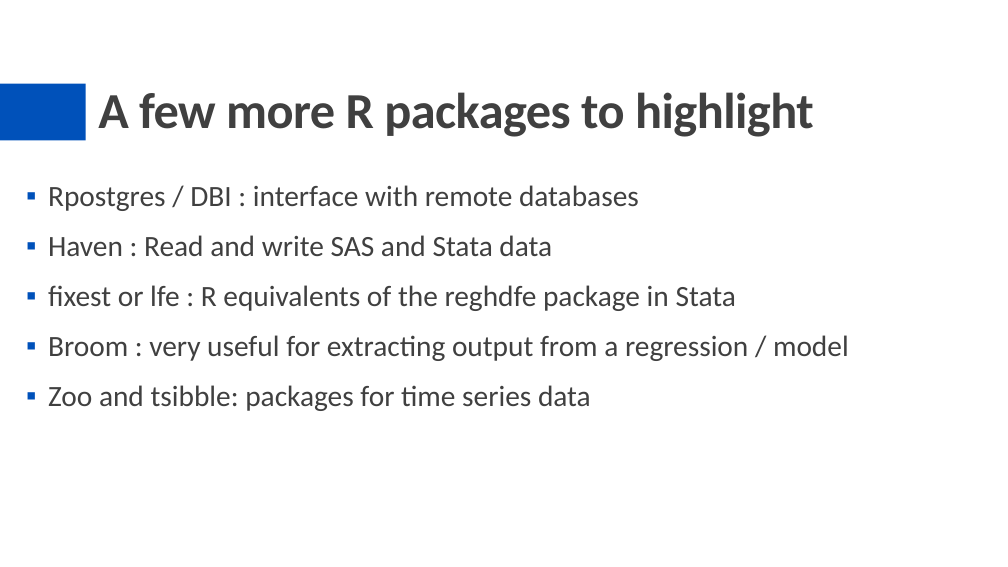
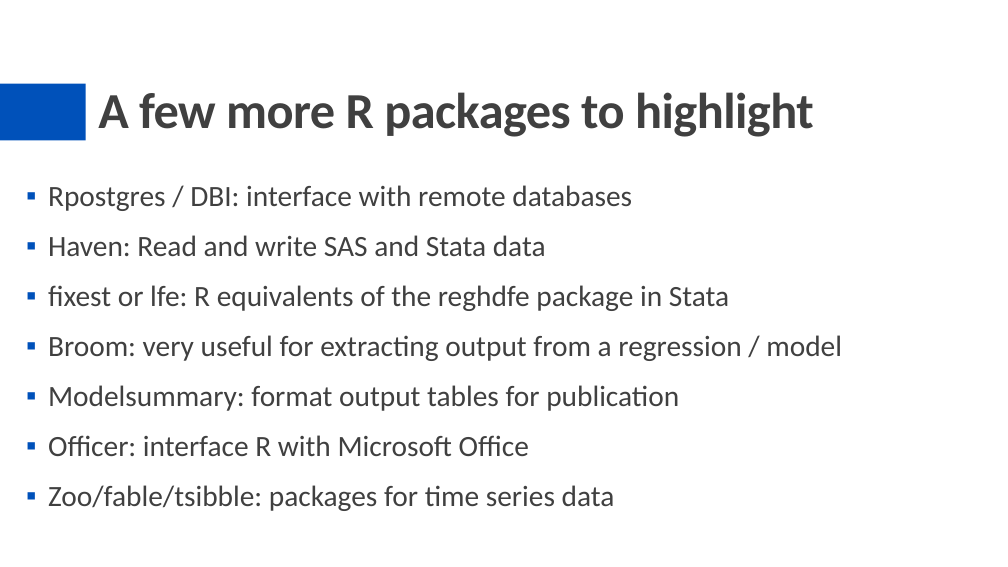
Before and after one commit to eweisbrod/example-project, a slide deck: slide 9 of slides.pptx (slide 8 before the commit). Drawn at 1008x567 pixels with LibreOffice and Linux fonts; fonts in the diff are those of the drawing. Boxes give left, top, right and bottom in pixels: in the first picture for what was removed or moved away, otherwise in the second. Text is boxed around its words. In the diff, an @@ line names an element or a change of style, - is before the commit and + after.

Commit message:
slide updates

```diff
--- a/slides.pptx
+++ b/slides.pptx
@@ text at [48, 185, 842, 511]: text changed @@
-▪ Rpostgres / DBI : interface with remote databases
-▪ Haven : Read and write SAS and Stata data
-▪ fixest or lfe : R equivalents of the reghdfe package in Stata
-▪ Broom : very useful for extracting output from a regression / model
-▪ Zoo and tsibble: packages for time series data
+▪ Rpostgres / DBI: interface with remote databases
+▪ Haven: Read and write SAS and Stata data
+▪ fixest or lfe: R equivalents of the reghdfe package in Stata
+▪ Broom: very useful for extracting output from a regression / model
+▪ Modelsummary: format output tables for publication
+▪ Officer: interface R with Microsoft Office
+▪ Zoo/fable/tsibble: packages for time series data
```
Also in this commit, not shown: 5 other slides changed, 1 slide added.
